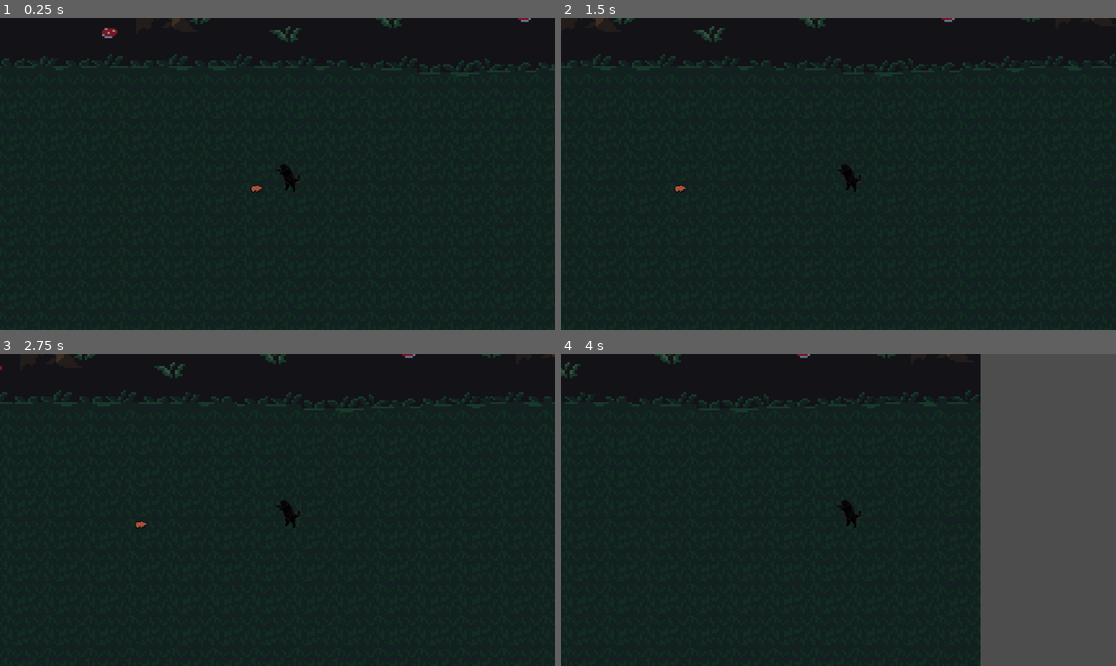
Above: before the commit, frames 1-4 (two rows, left to right).
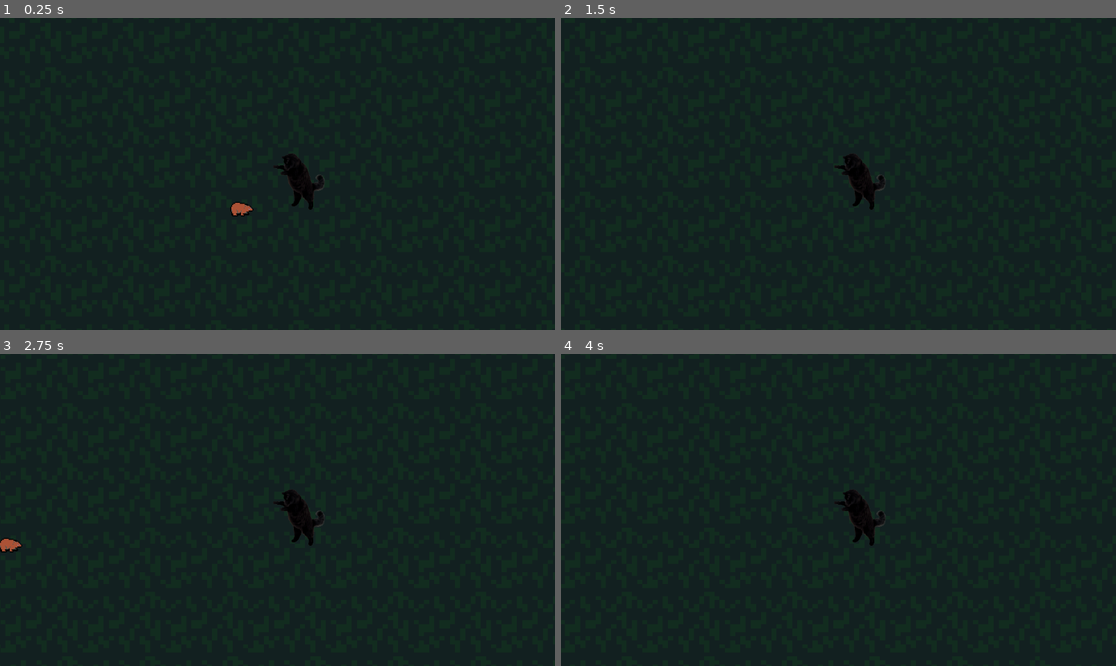
Above: after the commit, the same moments.

Repository: kylethesre/codename-avp
Game: Godot game, scene res://scenes/game.tscn
The game is run twice, just before and just after one commit, with the same random seed, the same clock (stepped at 60 frames per second) and the same inputs.
Inputs:
- Up to frame 1 (0.25 s): no input
- Up to frame 2 (1.5 s): tap Enter (ui_accept) at 0.5, 0.77 s; hold Right (ui_right) from 0.53 s (still down)
- Up to frame 3 (2.75 s): tap Enter (ui_accept) at 1.52 s; release Right (ui_right) at 2.03 s; hold Left (ui_left) from 2.03 s (still down)
- Up to frame 4 (4 s): release Left (ui_left) at 2.78 s; hold Right (ui_right) from 2.78 s (still down); tap Enter (ui_accept) at 3.02, 3.77 s

The runs differ from the first frame. In frame 1, 5.5% of the frame differs, in the area x 0-100%, y 0-64%; in frame 2, 5.4%; in frame 3, 5.5%; in frame 4, 28%, in the area x 0-100%, y 0-100%.

Commit message:
add some bear stuff

Diff:
--- a/scenes/bear.tscn
+++ b/scenes/bear.tscn
@@ -2,6 +2,41 @@
 
 [ext_resource type="Texture2D" uid="uid://uhdmdecpvy2" path="res://assets/retrorpg/Bear.png" id="1_a3xf0"]
 
+[sub_resource type="AnimationNodeStateMachine" id="AnimationNodeStateMachine_a3xf0"]
+states/End/position = Vector2(1307, 100)
+
+[sub_resource type="AtlasTexture" id="AtlasTexture_a3xf0"]
+atlas = ExtResource("1_a3xf0")
+region = Rect2(0, 48, 24, 24)
+
+[sub_resource type="AtlasTexture" id="AtlasTexture_r4uyl"]
+atlas = ExtResource("1_a3xf0")
+region = Rect2(24, 48, 24, 24)
+
+[sub_resource type="AtlasTexture" id="AtlasTexture_0f2y1"]
+atlas = ExtResource("1_a3xf0")
+region = Rect2(48, 48, 24, 24)
+
+[sub_resource type="AtlasTexture" id="AtlasTexture_5084r"]
+atlas = ExtResource("1_a3xf0")
+region = Rect2(72, 48, 24, 24)
+
+[sub_resource type="AtlasTexture" id="AtlasTexture_x34g0"]
+atlas = ExtResource("1_a3xf0")
+region = Rect2(0, 24, 24, 24)
+
+[sub_resource type="AtlasTexture" id="AtlasTexture_052ee"]
+atlas = ExtResource("1_a3xf0")
+region = Rect2(24, 24, 24, 24)
+
+[sub_resource type="AtlasTexture" id="AtlasTexture_n5ilv"]
+atlas = ExtResource("1_a3xf0")
+region = Rect2(48, 24, 24, 24)
+
+[sub_resource type="AtlasTexture" id="AtlasTexture_cm6re"]
+atlas = ExtResource("1_a3xf0")
+region = Rect2(72, 24, 24, 24)
+
 [sub_resource type="AtlasTexture" id="AtlasTexture_aquv5"]
 atlas = ExtResource("1_a3xf0")
 region = Rect2(0, 0, 24, 24)
@@ -17,11 +52,125 @@
 [sub_resource type="AtlasTexture" id="AtlasTexture_h7gg4"]
 atlas = ExtResource("1_a3xf0")
 region = Rect2(72, 0, 24, 24)
+
+[sub_resource type="AtlasTexture" id="AtlasTexture_iwa67"]
+atlas = ExtResource("1_a3xf0")
+region = Rect2(0, 72, 24, 24)
+
+[sub_resource type="AtlasTexture" id="AtlasTexture_ym5xy"]
+atlas = ExtResource("1_a3xf0")
+region = Rect2(24, 72, 24, 24)
+
+[sub_resource type="AtlasTexture" id="AtlasTexture_lanjd"]
+atlas = ExtResource("1_a3xf0")
+region = Rect2(48, 72, 24, 24)
+
+[sub_resource type="AtlasTexture" id="AtlasTexture_b0jw8"]
+atlas = ExtResource("1_a3xf0")
+region = Rect2(72, 72, 24, 24)
+
+[sub_resource type="AtlasTexture" id="AtlasTexture_ypjxv"]
+atlas = ExtResource("1_a3xf0")
+region = Rect2(0, 168, 24, 24)
+
+[sub_resource type="AtlasTexture" id="AtlasTexture_ejuj0"]
+atlas = ExtResource("1_a3xf0")
+region = Rect2(24, 168, 24, 24)
+
+[sub_resource type="AtlasTexture" id="AtlasTexture_eblmn"]
+atlas = ExtResource("1_a3xf0")
+region = Rect2(48, 168, 24, 24)
+
+[sub_resource type="AtlasTexture" id="AtlasTexture_msjsf"]
+atlas = ExtResource("1_a3xf0")
+region = Rect2(72, 168, 24, 24)
+
+[sub_resource type="AtlasTexture" id="AtlasTexture_tfjgq"]
+atlas = ExtResource("1_a3xf0")
+region = Rect2(0, 120, 24, 24)
+
+[sub_resource type="AtlasTexture" id="AtlasTexture_ion8p"]
+atlas = ExtResource("1_a3xf0")
+region = Rect2(24, 120, 24, 24)
+
+[sub_resource type="AtlasTexture" id="AtlasTexture_syapt"]
+atlas = ExtResource("1_a3xf0")
+region = Rect2(48, 120, 24, 24)
+
+[sub_resource type="AtlasTexture" id="AtlasTexture_rgs5r"]
+atlas = ExtResource("1_a3xf0")
+region = Rect2(72, 120, 24, 24)
+
+[sub_resource type="AtlasTexture" id="AtlasTexture_m24gh"]
+atlas = ExtResource("1_a3xf0")
+region = Rect2(0, 96, 24, 24)
+
+[sub_resource type="AtlasTexture" id="AtlasTexture_vb6p2"]
+atlas = ExtResource("1_a3xf0")
+region = Rect2(24, 96, 24, 24)
+
+[sub_resource type="AtlasTexture" id="AtlasTexture_exo6e"]
+atlas = ExtResource("1_a3xf0")
+region = Rect2(48, 96, 24, 24)
+
+[sub_resource type="AtlasTexture" id="AtlasTexture_hj6jb"]
+atlas = ExtResource("1_a3xf0")
+region = Rect2(72, 96, 24, 24)
+
+[sub_resource type="AtlasTexture" id="AtlasTexture_bowam"]
+atlas = ExtResource("1_a3xf0")
+region = Rect2(0, 144, 24, 24)
+
+[sub_resource type="AtlasTexture" id="AtlasTexture_bbs7m"]
+atlas = ExtResource("1_a3xf0")
+region = Rect2(24, 144, 24, 24)
+
+[sub_resource type="AtlasTexture" id="AtlasTexture_fjmoy"]
+atlas = ExtResource("1_a3xf0")
+region = Rect2(48, 144, 24, 24)
+
+[sub_resource type="AtlasTexture" id="AtlasTexture_ahxrp"]
+atlas = ExtResource("1_a3xf0")
+region = Rect2(72, 144, 24, 24)
 
 [sub_resource type="SpriteFrames" id="SpriteFrames_r4uyl"]
 animations = [{
 "frames": [{
 "duration": 1.0,
+"texture": SubResource("AtlasTexture_a3xf0")
+}, {
+"duration": 1.0,
+"texture": SubResource("AtlasTexture_r4uyl")
+}, {
+"duration": 1.0,
+"texture": SubResource("AtlasTexture_0f2y1")
+}, {
+"duration": 1.0,
+"texture": SubResource("AtlasTexture_5084r")
+}],
+"loop": true,
+"name": &"idle_down",
+"speed": 5.0
+}, {
+"frames": [{
+"duration": 1.0,
+"texture": SubResource("AtlasTexture_x34g0")
+}, {
+"duration": 1.0,
+"texture": SubResource("AtlasTexture_052ee")
+}, {
+"duration": 1.0,
+"texture": SubResource("AtlasTexture_n5ilv")
+}, {
+"duration": 1.0,
+"texture": SubResource("AtlasTexture_cm6re")
+}],
+"loop": true,
+"name": &"idle_left",
+"speed": 5.0
+}, {
+"frames": [{
+"duration": 1.0,
 "texture": SubResource("AtlasTexture_aquv5")
 }, {
 "duration": 1.0,
@@ -34,19 +183,110 @@
 "texture": SubResource("AtlasTexture_h7gg4")
 }],
 "loop": true,
-"name": &"default",
+"name": &"idle_right",
+"speed": 5.0
+}, {
+"frames": [{
+"duration": 1.0,
+"texture": SubResource("AtlasTexture_iwa67")
+}, {
+"duration": 1.0,
+"texture": SubResource("AtlasTexture_ym5xy")
+}, {
+"duration": 1.0,
+"texture": SubResource("AtlasTexture_lanjd")
+}, {
+"duration": 1.0,
+"texture": SubResource("AtlasTexture_b0jw8")
+}],
+"loop": true,
+"name": &"idle_up",
+"speed": 5.0
+}, {
+"frames": [{
+"duration": 1.0,
+"texture": SubResource("AtlasTexture_ypjxv")
+}, {
+"duration": 1.0,
+"texture": SubResource("AtlasTexture_ejuj0")
+}, {
+"duration": 1.0,
+"texture": SubResource("AtlasTexture_eblmn")
+}, {
+"duration": 1.0,
+"texture": SubResource("AtlasTexture_msjsf")
+}],
+"loop": true,
+"name": &"walk_down",
+"speed": 5.0
+}, {
+"frames": [{
+"duration": 1.0,
+"texture": SubResource("AtlasTexture_tfjgq")
+}, {
+"duration": 1.0,
+"texture": SubResource("AtlasTexture_ion8p")
+}, {
+"duration": 1.0,
+"texture": SubResource("AtlasTexture_syapt")
+}, {
+"duration": 1.0,
+"texture": SubResource("AtlasTexture_rgs5r")
+}],
+"loop": true,
+"name": &"walk_left",
+"speed": 5.0
+}, {
+"frames": [{
+"duration": 1.0,
+"texture": SubResource("AtlasTexture_m24gh")
+}, {
+"duration": 1.0,
+"texture": SubResource("AtlasTexture_vb6p2")
+}, {
+"duration": 1.0,
+"texture": SubResource("AtlasTexture_exo6e")
+}, {
+"duration": 1.0,
+"texture": SubResource("AtlasTexture_hj6jb")
+}],
+"loop": true,
+"name": &"walk_right",
+"speed": 5.0
+}, {
+"frames": [{
+"duration": 1.0,
+"texture": SubResource("AtlasTexture_bowam")
+}, {
+"duration": 1.0,
+"texture": SubResource("AtlasTexture_bbs7m")
+}, {
+"duration": 1.0,
+"texture": SubResource("AtlasTexture_fjmoy")
+}, {
+"duration": 1.0,
+"texture": SubResource("AtlasTexture_ahxrp")
+}],
+"loop": true,
+"name": &"walk_up",
 "speed": 5.0
 }]
 
 [sub_resource type="CircleShape2D" id="CircleShape2D_0f2y1"]
 radius = 8.062258
 
-[node name="CharacterBody2D" type="CharacterBody2D" unique_id=188171215]
+[node name="Bear" type="CharacterBody2D" unique_id=188171215]
+
+[node name="AnimationTree" type="AnimationTree" parent="." unique_id=610739066]
+tree_root = SubResource("AnimationNodeStateMachine_a3xf0")
 
 [node name="AnimatedSprite2D" type="AnimatedSprite2D" parent="." unique_id=363962474]
 position = Vector2(0, -2)
 sprite_frames = SubResource("SpriteFrames_r4uyl")
-frame_progress = 0.091955975
+animation = &"idle_right"
+autoplay = "idle_right"
+frame_progress = 0.9228207
 
 [node name="CollisionShape2D" type="CollisionShape2D" parent="." unique_id=1403301060]
+visible = false
 shape = SubResource("CircleShape2D_0f2y1")
--- a/scenes/game.tscn
+++ b/scenes/game.tscn
@@ -7,7 +7,6 @@
 [ext_resource type="PackedScene" uid="uid://dtbc0eheowrlr" path="res://scenes/bear.tscn" id="3_lnu2h"]
 
 [sub_resource type="WorldBoundaryShape2D" id="WorldBoundaryShape2D_uwrxv"]
-distance = -190.0
 
 [node name="Node2D" type="Node2D" unique_id=2053608586]
 
@@ -21,15 +20,17 @@
 
 [node name="Camera2D" type="Camera2D" parent="CharacterBody2D" unique_id=267912386]
 position = Vector2(-22, -6)
+zoom = Vector2(2, 2)
 
 [node name="StaticBody2D" type="StaticBody2D" parent="." unique_id=1177873918]
 
 [node name="CollisionShape2D" type="CollisionShape2D" parent="StaticBody2D" unique_id=923093964]
+position = Vector2(0, 150)
 shape = SubResource("WorldBoundaryShape2D_uwrxv")
 
 [node name="AudioStreamPlayer2D" type="AudioStreamPlayer2D" parent="." unique_id=984932711]
 stream = ExtResource("2_yqjtg")
 autoplay = true
 
-[node name="CharacterBody2D2" parent="." unique_id=188171215 instance=ExtResource("3_lnu2h")]
-position = Vector2(-43, 31)
+[node name="Bear" parent="." unique_id=188171215 instance=ExtResource("3_lnu2h")]
+position = Vector2(-37, 37)
--- a/scripts/player.gd
+++ b/scripts/player.gd
@@ -16,16 +16,14 @@
 
 	# Get the input direction and handle the movement/deceleration.
 	# As good practice, you should replace UI actions with custom gameplay actions.
-	var direction_up := Input.get_axis("ui_up", "ui_down")
-	if direction_up:
-		velocity.y = direction_up * SPEED
+	var direction_vector := Vector2(Input.get_axis("ui_left", "ui_right"), Input.get_axis("ui_up", "ui_down"))
+	var normalized_direction := direction_vector.normalized()
+
+	if direction_vector.length_squared() > 0.5:
+		velocity.x = normalized_direction.x * SPEED
+		velocity.y = normalized_direction.y * SPEED
 	else:
-		velocity.y = move_toward(velocity.x, 0, SPEED)
-
-	var direction := Input.get_axis("ui_left", "ui_right")
-	if direction:
-		velocity.x = direction * SPEED
-	else:
+		velocity.y = move_toward(velocity.y, 0, SPEED)
 		velocity.x = move_toward(velocity.x, 0, SPEED)
 
 	move_and_slide()
